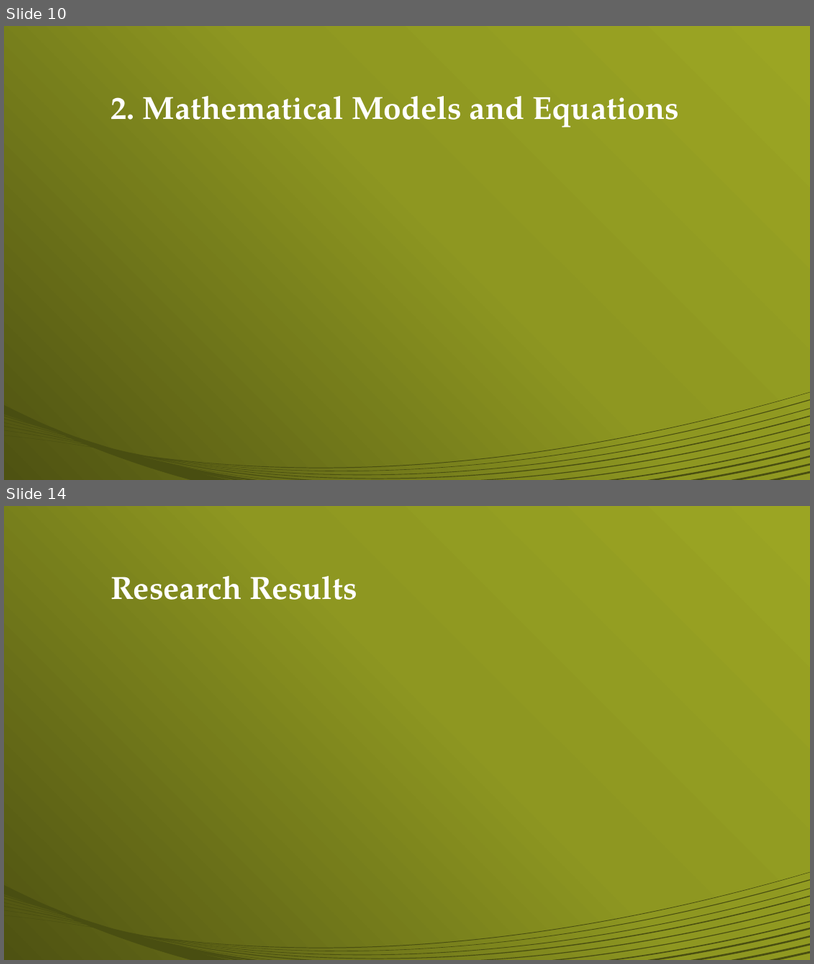
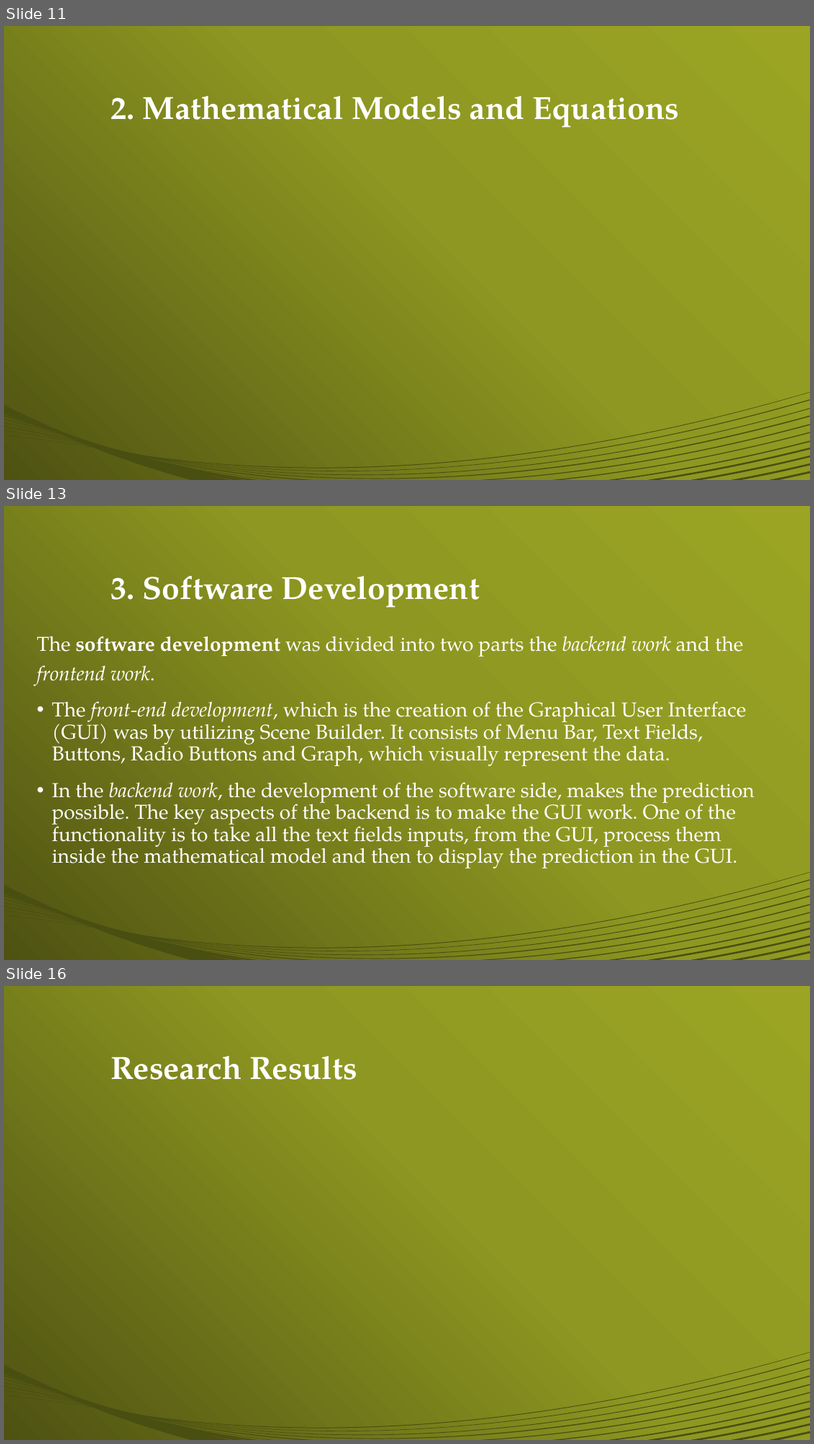
Before and after one commit to swatarianess/Project-App-Development, a slide deck: Presentation/AppPresentation.pptx. Shown one above the other, each under a label of ours: slides 10 and 14 before the commit, slides 11, 13 and 16 after it; the slides between them are not shown. The pictures are 814x964 and 814x1444 pixels, drawn with LibreOffice and Linux fonts; fonts in the diff are those of the drawing; grey boxes stand for pictures. Boxes give left, top, right and bottom in pixels: in the first picture for what was removed or moved away, otherwise in the second. Text is boxed around its words. In the diff, an @@ line names an element or a change of style, - is before the commit and + after.

```diff
--- a/Presentation/AppPresentation.pptx
+++ b/Presentation/AppPresentation.pptx
@@ slide 13 added at (4,506,810,960), background gradient #9DA625 to #8E9721 to #4E5312; not listed: 1 template element that a slide beside it also shows @@
@@ title added at (111,576,480,608), 38 pt, text #FFFFFF, bold @@
+3. Software Development
@@ text added at (37,636,755,868), 24 pt, text #FFFFFF @@
+The software development was divided into two parts the backend work and the frontend work.
+• The front-end development, which is the creation of the Graphical User Interface (GUI) was by utilizing Scene Builder. It consists of Menu Bar, Text Fields, Buttons, Radio Buttons and Graph, which visually represent the data.
+• In the backend work, the development of the software side, makes the prediction possible. The key aspects of the backend is to make the GUI work. One of the functionality is to take all the text fields inputs, from the GUI, process them inside the mathematical model and then to display the prediction in the GUI.
@@ what was slide 10 is now slide 11 @@
@@ what was slide 14 is now slide 16 @@
```
Also in this commit, not shown: 4 slides changed, 1 other slide added, 1 other file.
